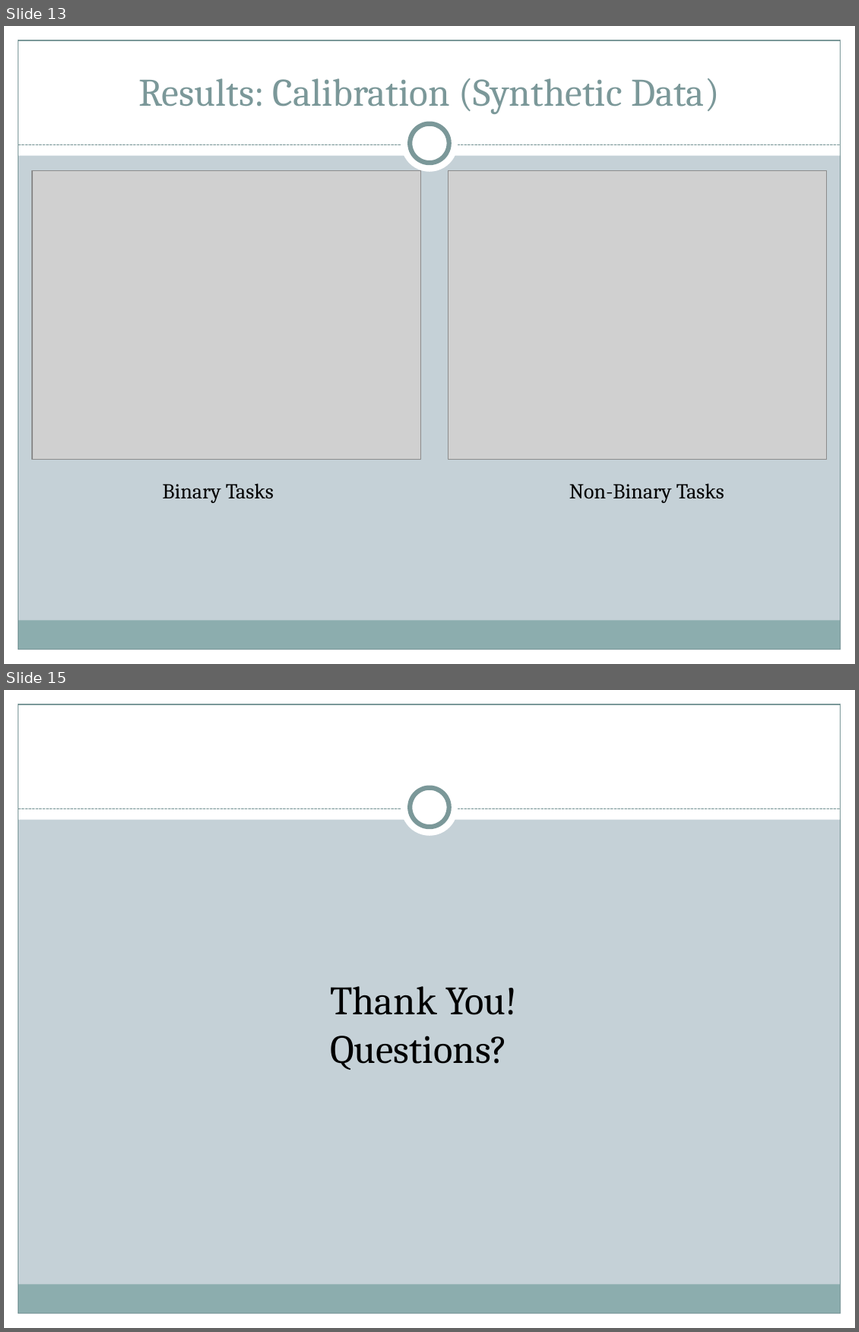
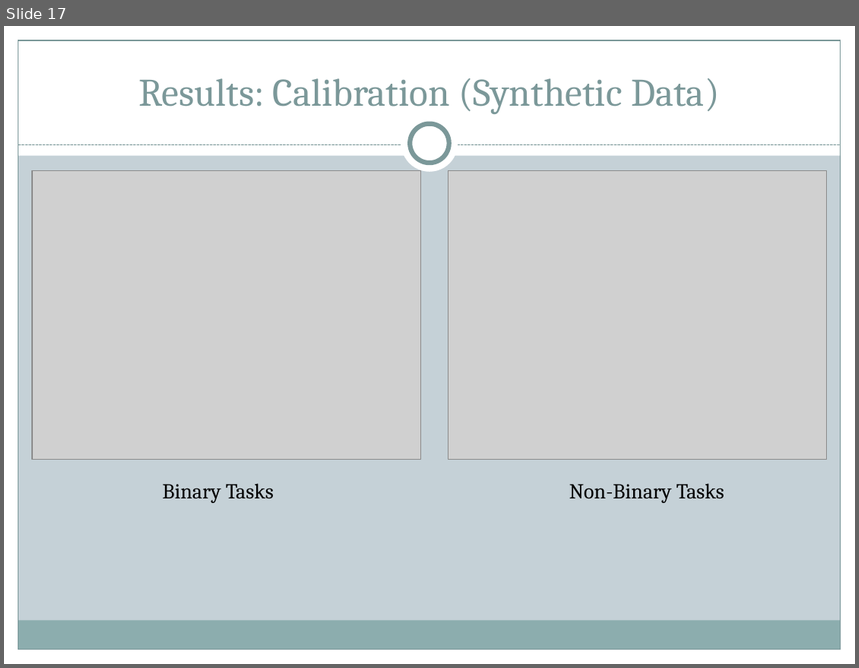
Before and after one commit to brahmaneya/WorkerEvaluationGeneral, a slide deck: Presentation/WorkerEval.pptx. Shown one above the other, each under a label of ours: slides 13 and 15 before the commit, slide 17 after it; the slides between them are not shown. The pictures are 859x1332 and 859x668 pixels, drawn with LibreOffice and Linux fonts; fonts in the diff are those of the drawing; grey boxes stand for pictures. Boxes give left, top, right and bottom in pixels: in the first picture for what was removed or moved away, otherwise in the second. Text is boxed around its words. In the diff, an @@ line names an element or a change of style, - is before the commit and + after.

```diff
--- a/Presentation/WorkerEval.pptx
+++ b/Presentation/WorkerEval.pptx
@@ slide 15 removed at [4,690,855,1328], background #C5D1D7; not listed: 9 template elements that a slide beside it also shows @@
@@ text removed at [330,986,517,1070] @@
-Thank You!
-Questions?
@@ what was slide 13 is now slide 17 @@
```
Also in this commit, not shown: 5 slides changed, 5 slides added.
